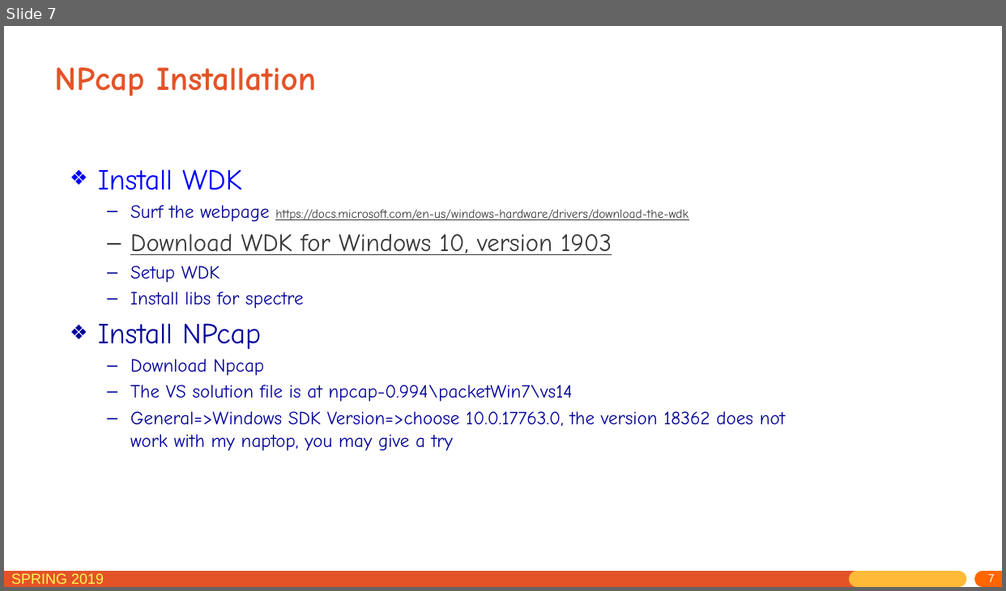
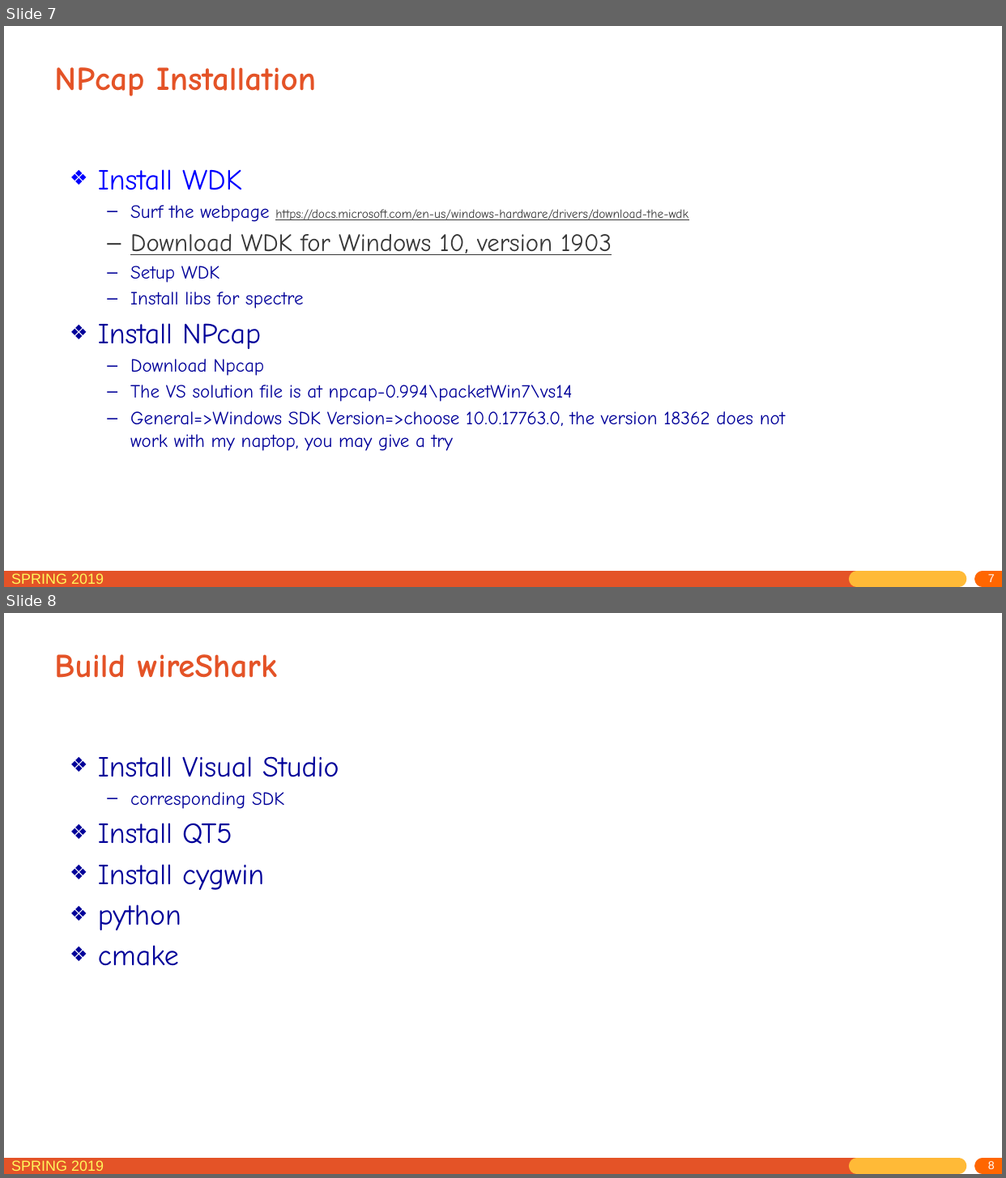
Before and after one commit to jichenghu/PPT_networkDistributed, a slide deck: lab_0.pptx. Shown one above the other, each under a label of ours: slide 7 before the commit, slides 7 and 8 after it. The pictures are 1006x591 and 1006x1178 pixels, drawn with LibreOffice and Linux fonts; fonts in the diff are those of the drawing. Boxes give left, top, right and bottom in pixels: in the first picture for what was removed or moved away, otherwise in the second. Text is boxed around its words. In the diff, an @@ line names an element or a change of style, - is before the commit and + after.

```diff
--- a/lab_0.pptx
+++ b/lab_0.pptx
@@ slide 8 added at bbox=[4, 613, 1002, 1174], background #FFFFFF; not listed: 5 template elements that a slide beside it also shows @@
@@ title added at bbox=[54, 654, 277, 678], 32 pt, text #E45327, bold @@
+Build wireShark
@@ text added at bbox=[98, 756, 339, 966], 28 pt, text #000099 @@
+❖ Install Visual Studio
+  – corresponding SDK
+❖ Install QT5
+❖ Install cygwin
+❖ python
+❖ cmake
```
Also in this commit, not shown: 2 other slides added.
